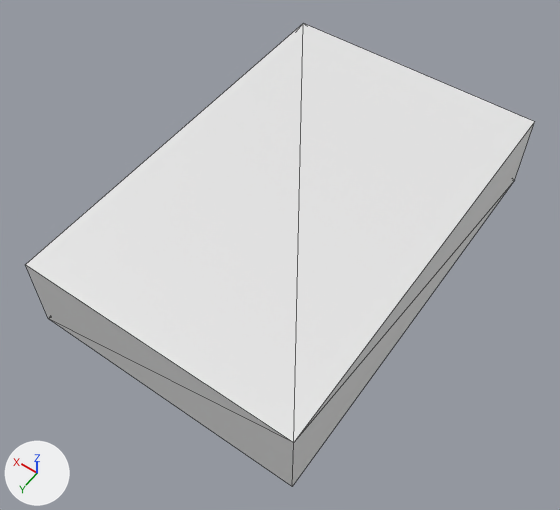
Two versions of the glTF model Model3d/glb/C04-21354A.glb, one commit apart.
The view is the same before and after, from a 50 mm lens placed at (-0.00094, 0.00444, 0.00438), pointed at (0.00096, 0.00178, 0.0002). The lights are fixed; the arrows at lower left show +X, +Y and +Z. The older version comes first. Mesh edges are drawn as thin lines. Where no turn or scale is listed for an object, it has been applied to the vertices. Vertices at exactly the same position are counted once.

In view in the first picture: 'OpenSCAD Model'.
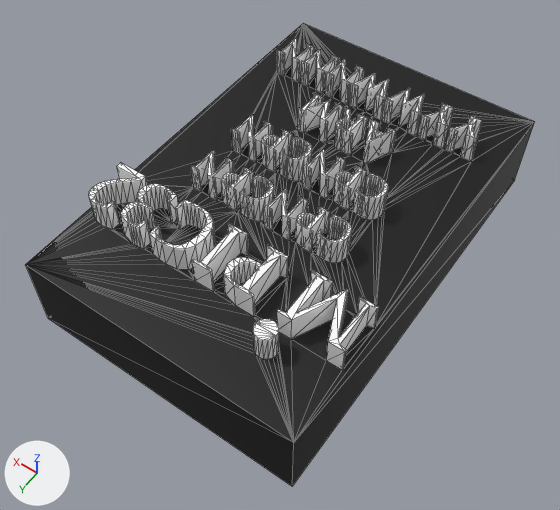
Location of each change, [x1, y1, x2, y2] in pixels of the pictures (560 x 510 px):
part 1 of me_openscad_model, added
    after: [25, 23, 534, 442]
part 2 of me_openscad_model, recoloured
    both: [26, 123, 534, 486]

What the commit changed:
Material 'Color 2' (mat_color_2) is new.
Its base color is (1.0, 1.0, 1.0) (white #ffffff).
Material 'Color 1' (mat_color_1) is new.
Its base color is (0.0, 0.0, 0.0) (black #000000).
me_openscad_model is used by ob_openscad_model.
me_openscad_model had 8 vertices, 12 faces and spanned x 0.0..0.002, y 0.0..0.003, z 0.0..0.0006.
me_openscad_model now has 1518 vertices, 3032 faces and spans x 0.0..0.002, y 0.0..0.003, z 0.0..0.0008.
me_openscad_model part 1: 1510 vertices added at x 0.00003..0.00196, y 0.00042..0.0027, z 0.0006..0.0008.
me_openscad_model part 2: 10 faces spanning x 0.0..0.002, y 0.0..0.003, z 0.0..0.0006 switch from no material to mat_color_1 (black #000000).
me_openscad_model gains material mat_color_2 (white #ffffff).
